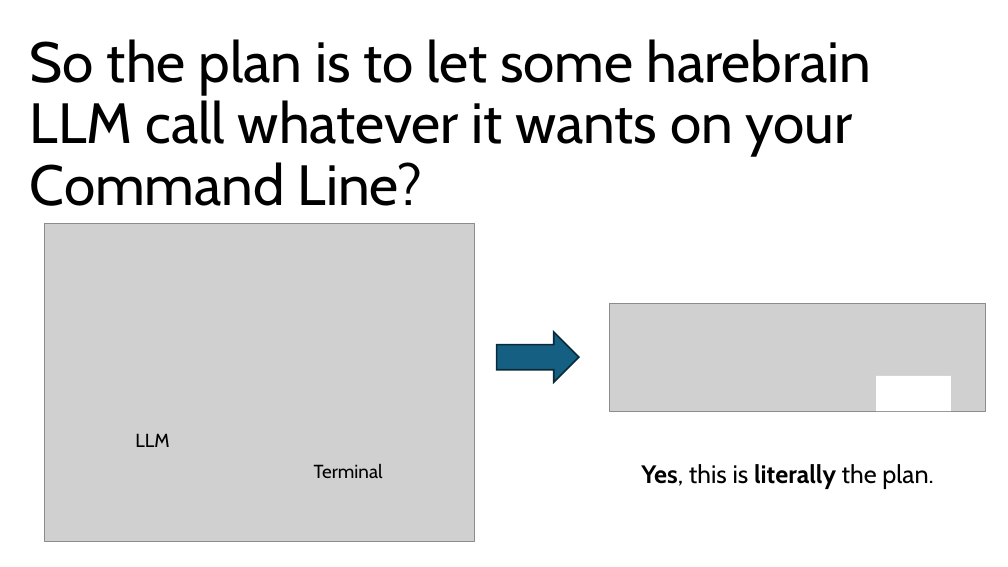
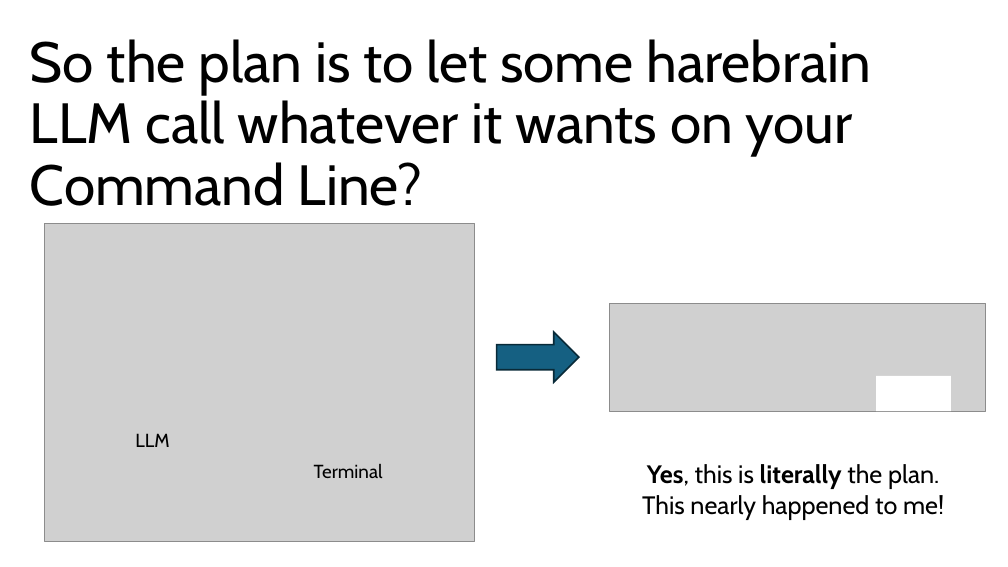
Before and after one commit to RHIT-southfej/csse290-ai, a slide deck: slide 8 of ClassMaterials/Week5/Agent Mode.pptx (slide 7 before the commit). Drawn at 1008x567 pixels with LibreOffice and Linux fonts; fonts in the diff are those of the drawing; grey boxes stand for pictures. Boxes give left, top, right and bottom in pixels: in the first picture for what was removed or moved away, otherwise in the second. Text is boxed around its words. In the diff, an @@ line names an element or a change of style, - is before the commit and + after.

```diff
--- a/ClassMaterials/Week5/Agent Mode.pptx
+++ b/ClassMaterials/Week5/Agent Mode.pptx
@@ text at bbox=[647, 464, 939, 489]: alignment left to centre @@
@@ text at bbox=[642, 495, 944, 520]: paragraph added @@
+This nearly happened to me!
```
Also in this commit, not shown: 10 other slides changed, 3 slides added.
